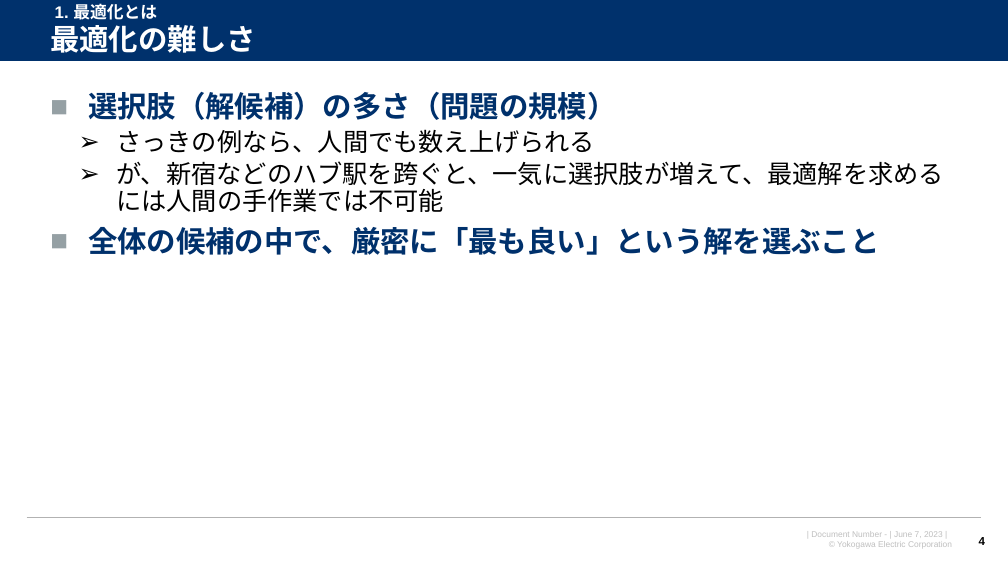
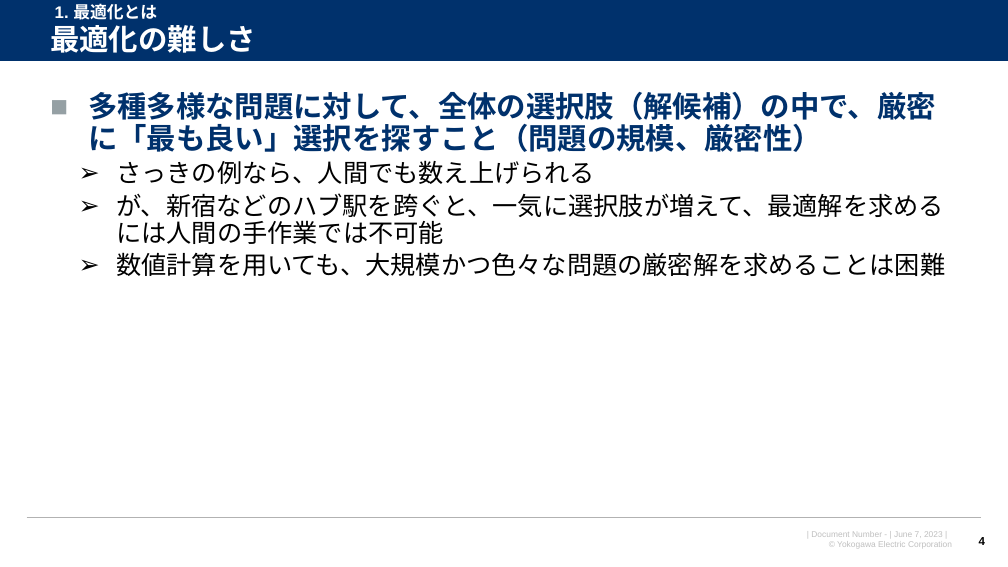
Before and after one commit to watarukumagai-git/opt, a slide deck: slide 4 of JDLA/StudyGroup/DS_StudyGroup 2023_01.pptx. Drawn at 1008x567 pixels with LibreOffice and Linux fonts; fonts in the diff are those of the drawing; background and template pictures are left out. Boxes give left, top, right and bottom in pixels: in the first picture for what was removed or moved away, otherwise in the second. Text is boxed around its words. In the diff, an @@ line names an element or a change of style, - is before the commit and + after.

```diff
--- a/JDLA/StudyGroup/DS_StudyGroup 2023_01.pptx
+++ b/JDLA/StudyGroup/DS_StudyGroup 2023_01.pptx
@@ text at [88,92,936,152]: text changed @@
-■ 選択肢（解候補）の多さ（問題の規模）
+■ 多種多様な問題に対して、全体の選択肢（解候補）の中で、厳密に「最も良い」選択を探すこと（問題の規模、厳密性）
@@ text at [116,252,945,276]: text changed; size 28 to 24 pt; text colour #00316C to #000000; bold off @@
-■ 全体の候補の中で、厳密に「最も良い」という解を選ぶこと
+  ➢ 数値計算を用いても、大規模かつ色々な問題の厳密解を求めることは困難
```
Also in this commit, not shown: 4 other slides changed, 14 slides added, 15 slides removed.
